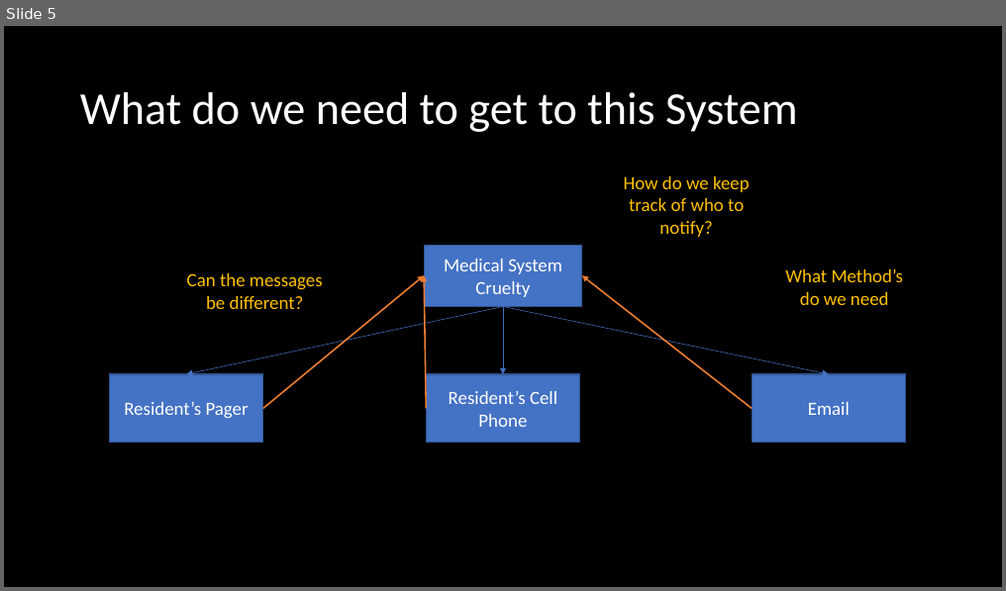
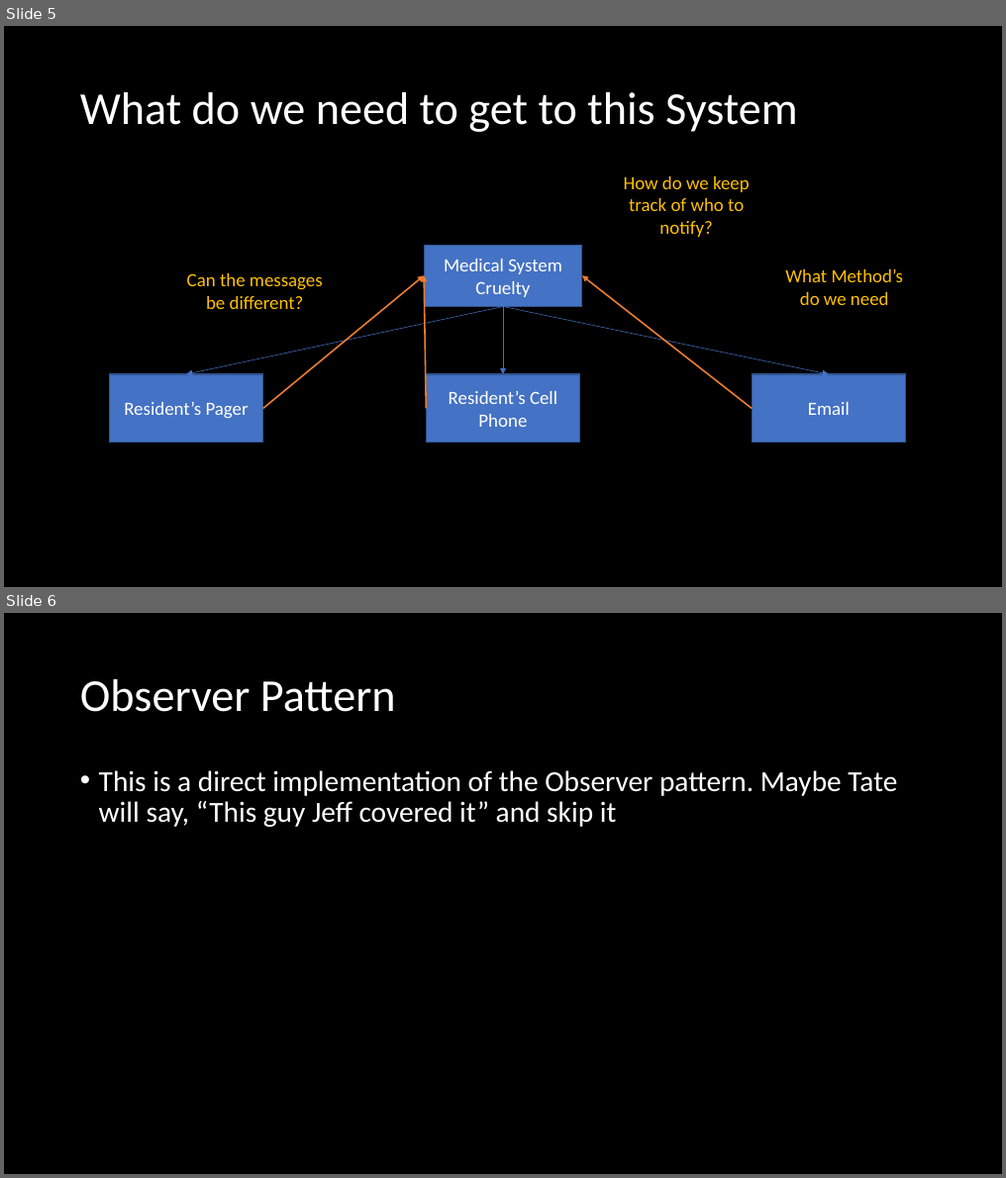
Before and after one commit to microsoft/Flash_University, a slide deck: CLR_via_CSharp/Chapter 11 - Events/Events.pptx. Shown one above the other, each under a label of ours: slide 5 before the commit, slides 5 and 6 after it. The pictures are 1006x591 and 1006x1178 pixels, drawn with LibreOffice and Linux fonts; fonts in the diff are those of the drawing. Boxes give left, top, right and bottom in pixels: in the first picture for what was removed or moved away, otherwise in the second. Text is boxed around its words. In the diff, an @@ line names an element or a change of style, - is before the commit and + after.

```diff
--- a/CLR_via_CSharp/Chapter 11 - Events/Events.pptx
+++ b/CLR_via_CSharp/Chapter 11 - Events/Events.pptx
@@ slide 6 added at (x1=4, y1=613, x2=1002, y2=1174), background #000000 @@
@@ title added at (x1=80, y1=679, x2=396, y2=712), 44 pt, text #FFFFFF @@
+Observer Pattern
@@ text added at (x1=99, y1=770, x2=897, y2=827), 28 pt, text #FFFFFF @@
+• This is a direct implementation of the Observer pattern. Maybe Tate will say, “This guy Jeff covered it” and skip it
```
Also in this commit, not shown: 4 other slides added, 1 slide removed, 8 other files.
